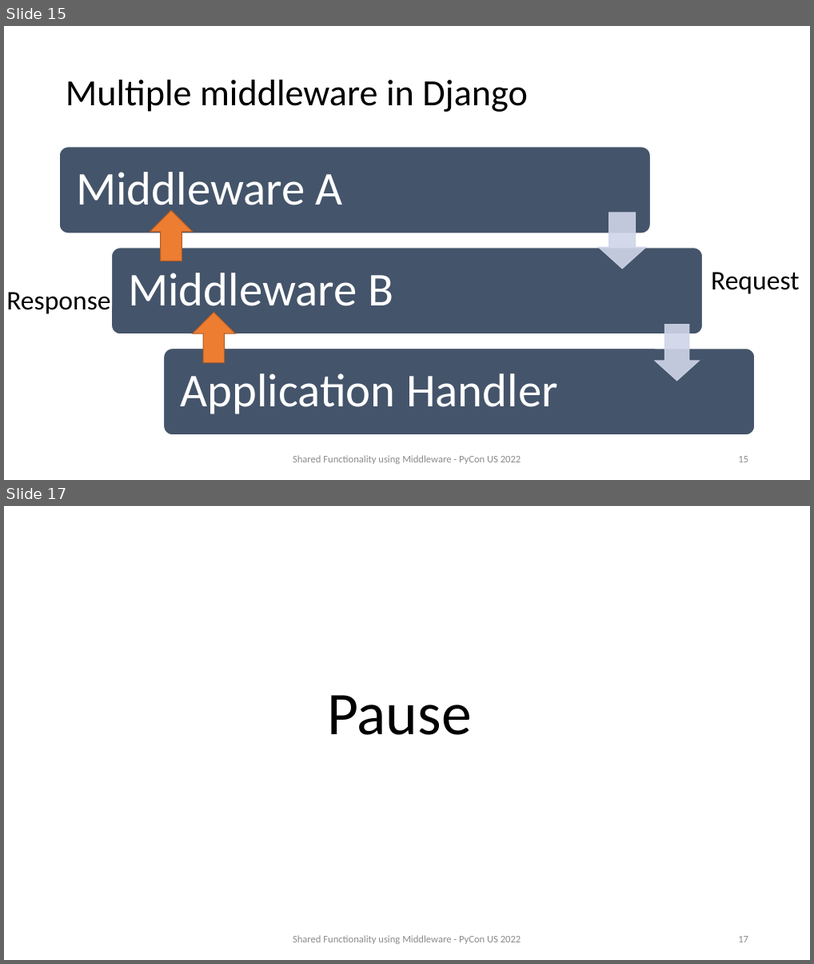
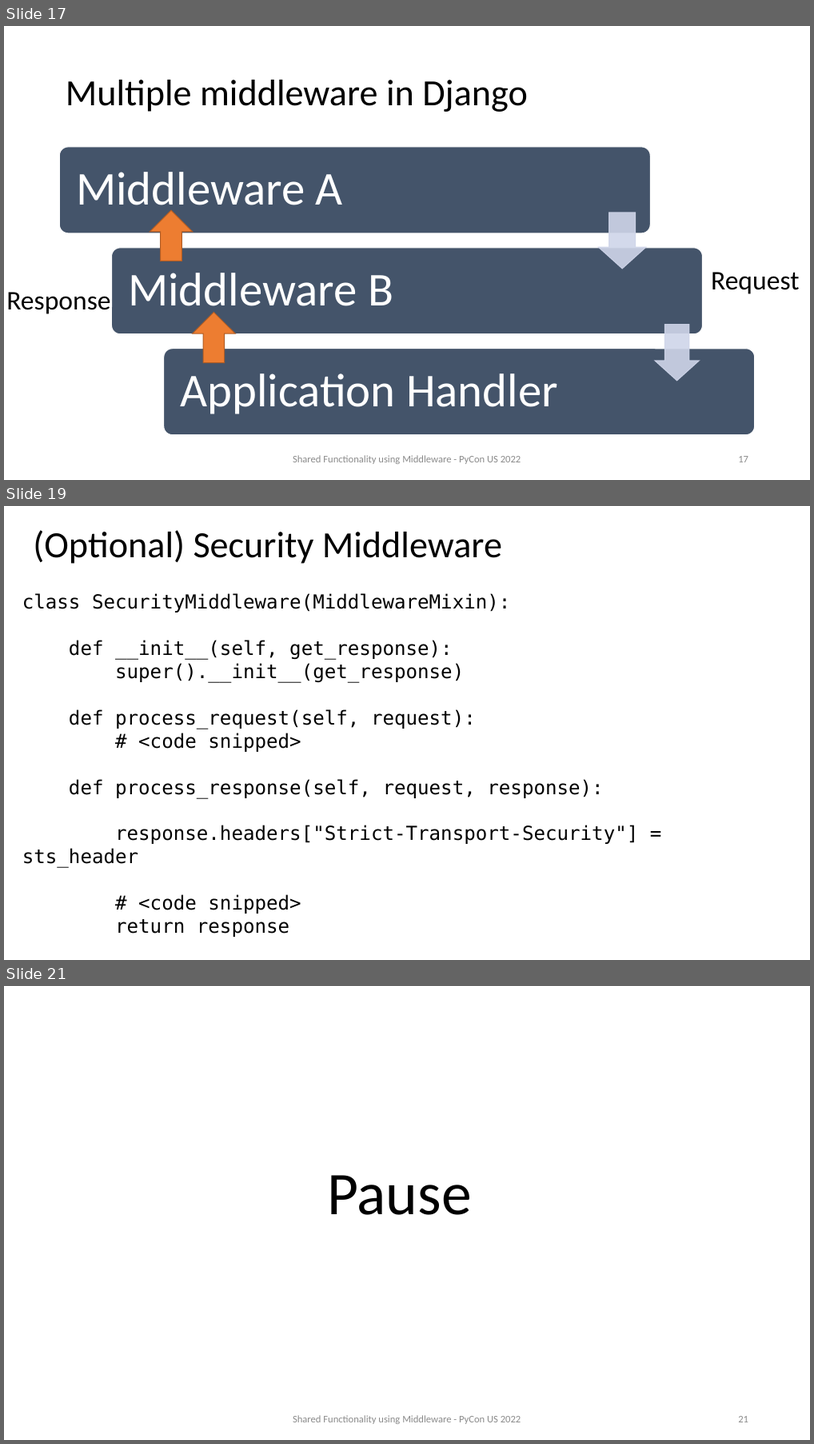
Before and after one commit to prod-python/pycon-us-2022, a slide deck: slides.pptx. Shown one above the other, each under a label of ours: slides 15 and 17 before the commit, slides 17, 19 and 21 after it; the slides between them are not shown. The pictures are 814x964 and 814x1444 pixels, drawn with LibreOffice and Linux fonts; fonts in the diff are those of the drawing. Boxes give left, top, right and bottom in pixels: in the first picture for what was removed or moved away, otherwise in the second. Text is boxed around its words. In the diff, an @@ line names an element or a change of style, - is before the commit and + after.

```diff
--- a/slides.pptx
+++ b/slides.pptx
@@ slide 19 added at bbox=[4, 506, 810, 960], background #FFFFFF @@
@@ title added at bbox=[33, 530, 502, 564], 44 pt, text #000000 @@
+(Optional) Security Middleware
@@ text added at bbox=[22, 593, 638, 913], 23 pt, text #000000 @@
+class SecurityMiddleware(MiddlewareMixin):
+def __init__(self, get_response):
+super().__init__(get_response)
+def process_request(self, request):
+# <code snipped>
+def process_response(self, request, response):
+response.headers["Strict-Transport-Security"] = sts_header
+# <code snipped>
+return response
@@ what was slide 15 is now slide 17 @@
@@ page number at bbox=[738, 456, 749, 462]: text changed @@
-15
+17
@@ what was slide 17 is now slide 21 @@
@@ page number at bbox=[738, 1416, 749, 1422]: text changed @@
-17
+21
```
Also in this commit, not shown: 4 slides changed, 3 other slides added, 1 other file.
